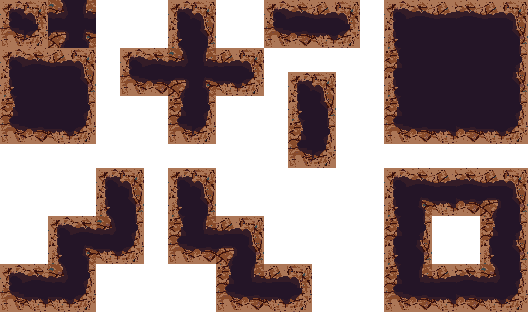
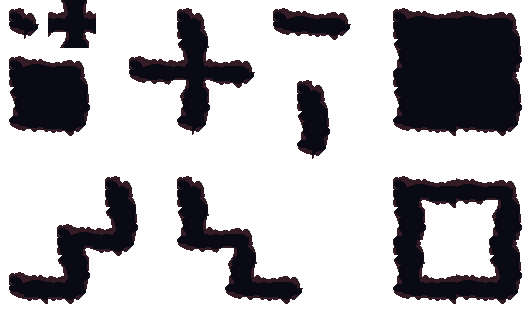
Layered file, before and after one edit (528px x 312px). Changes by layer:
painted on "Layer 1 copy 39" over [96, 216, 120, 240]
painted on "Layer 1 copy 47" over [48, 264, 72, 288]
painted on "Layer 1 copy 9" over [168, 48, 192, 72]
painted on "Layer 1 copy 67" over [192, 216, 216, 240]
painted on "Layer 1 copy 68" over [240, 264, 264, 288]
painted on "Layer 1 copy 10" over [192, 48, 216, 72]
painted on "Layer 1 copy 60" over [216, 240, 240, 264]
painted on "Layer 1 copy 11" over [168, 72, 192, 96]
painted on "Layer 1 copy 48" over [72, 240, 96, 264]
painted on "Layer 1 copy 12" over [192, 72, 216, 96]
painted on "Layer 1 copy 44" over [24, 264, 48, 288]
painted on "Layer 1 copy 46" over [72, 216, 96, 240]
painted on "Layer 1 copy 94" over [456, 0, 480, 24]
painted on "Layer 1 copy 123" over [456, 264, 480, 288]
painted on "Layer 1 copy 122" over [456, 168, 480, 192]
painted on "Layer 1 copy 121" over [408, 168, 432, 192]
painted on "Layer 1 copy 93" over [408, 0, 432, 24]
painted on "Layer 1 copy 77" over [288, 0, 312, 24]
painted on "Layer 1 copy 136" over [408, 24, 456, 72]
painted on "Layer 1 copy 135" over [456, 24, 504, 72]
painted on "Layer 1 copy 134" over [456, 72, 504, 120]
painted on "Layer 1 copy 133" over [408, 72, 456, 120]
painted on "Main" over [0, 0, 96, 144]
hid group "Old" (125 layers) over [0, 0, 528, 312]
…and 40 more changes (40 painted)